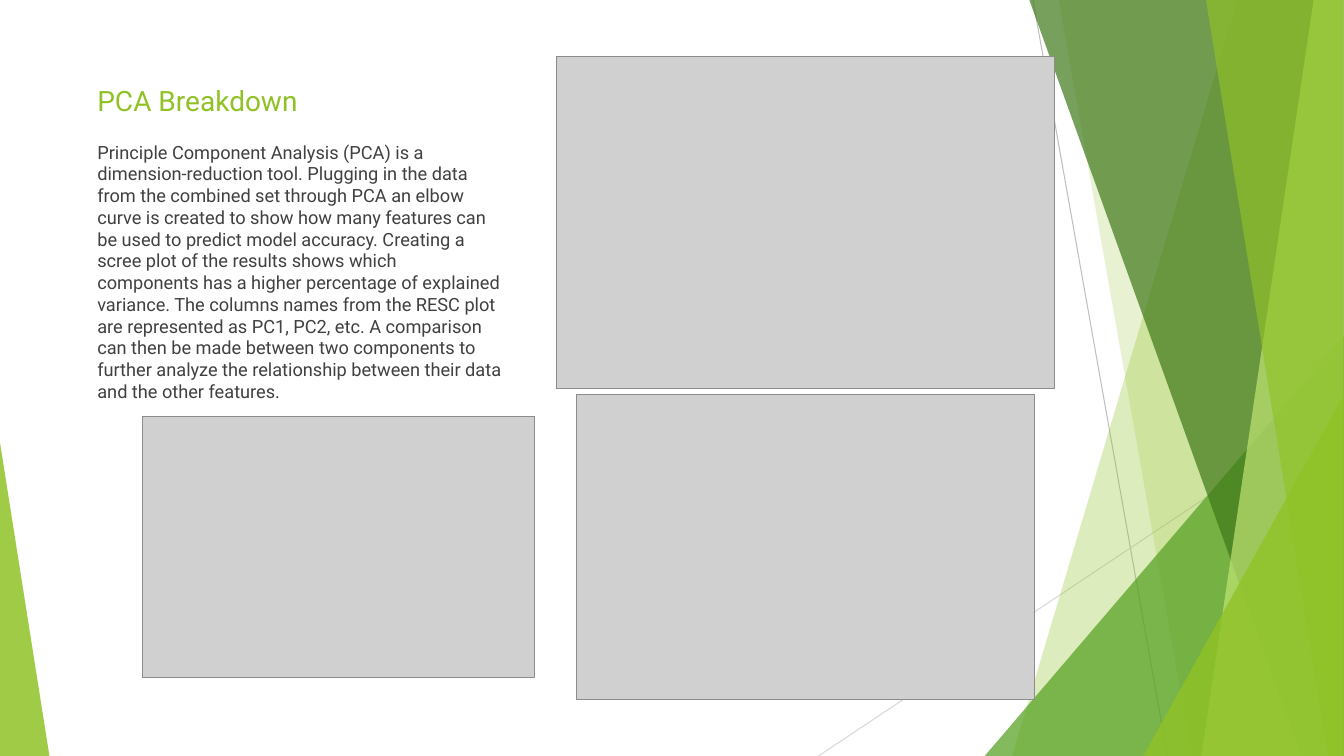
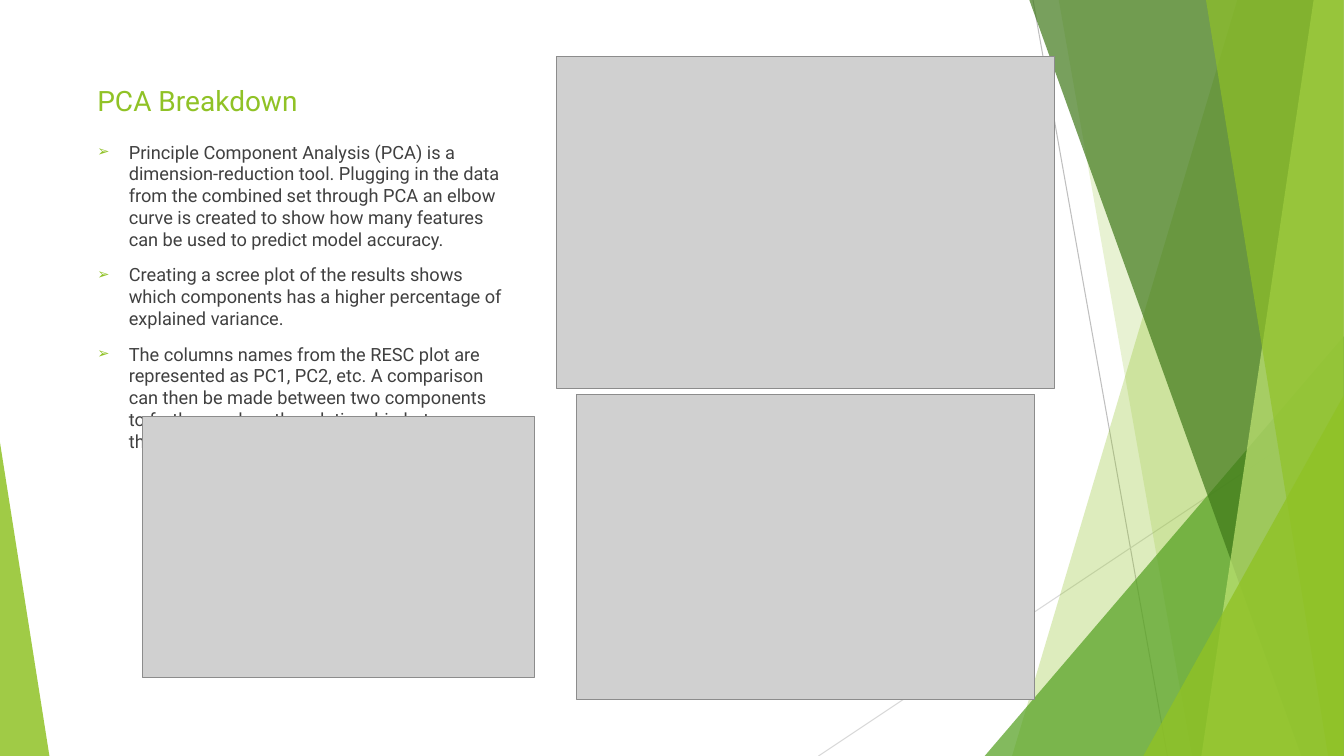
Before and after one commit to sigmanudude/ResidentialEnergyPrediction, a slide deck: slide 4 of PresentationSlide.pptx. Drawn at 1344x756 pixels with LibreOffice and Linux fonts; fonts in the diff are those of the drawing; grey boxes stand for pictures. Boxes give left, top, right and bottom in pixels: in the first picture for what was removed or moved away, otherwise in the second. Text is boxed around its words. In the diff, an @@ line names an element or a change of style, - is before the commit and + after.

```diff
--- a/PresentationSlide.pptx
+++ b/PresentationSlide.pptx
@@ text at bbox=[129, 144, 502, 431]: text changed @@
-Principle Component Analysis (PCA) is a dimension-reduction tool. Plugging in the data from the combined set through PCA an elbow curve is created to show how many features can be used to predict model accuracy. Creating a scree plot of the results shows which components has a higher percentage of explained variance. The columns names from the RESC plot are represented as PC1, PC2, etc. A comparison can then be made between two components to further analyze the relationship between their data and the other features.
+➢ Principle Component Analysis (PCA) is a dimension-reduction tool. Plugging in the data from the combined set through PCA an elbow curve is created to show how many features can be used to predict model accuracy.
+➢ Creating a scree plot of the results shows which components has a higher percentage of explained variance.
+➢ The columns names from the RESC plot are represented as PC1, PC2, etc. A comparison can then be made between two components to further analyze the relationship between their data and the other features.
```
Also in this commit, not shown: 1 other slide changed, 2 slides added, 44 other files.
